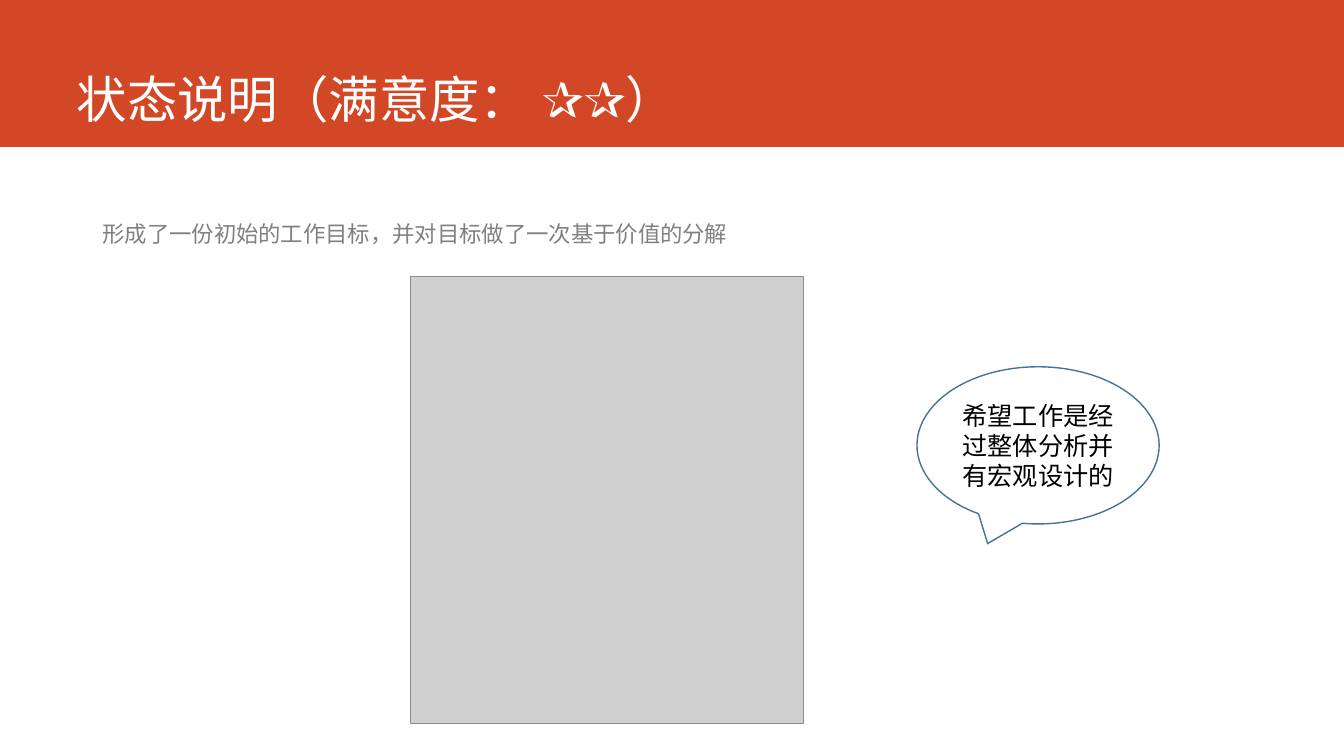
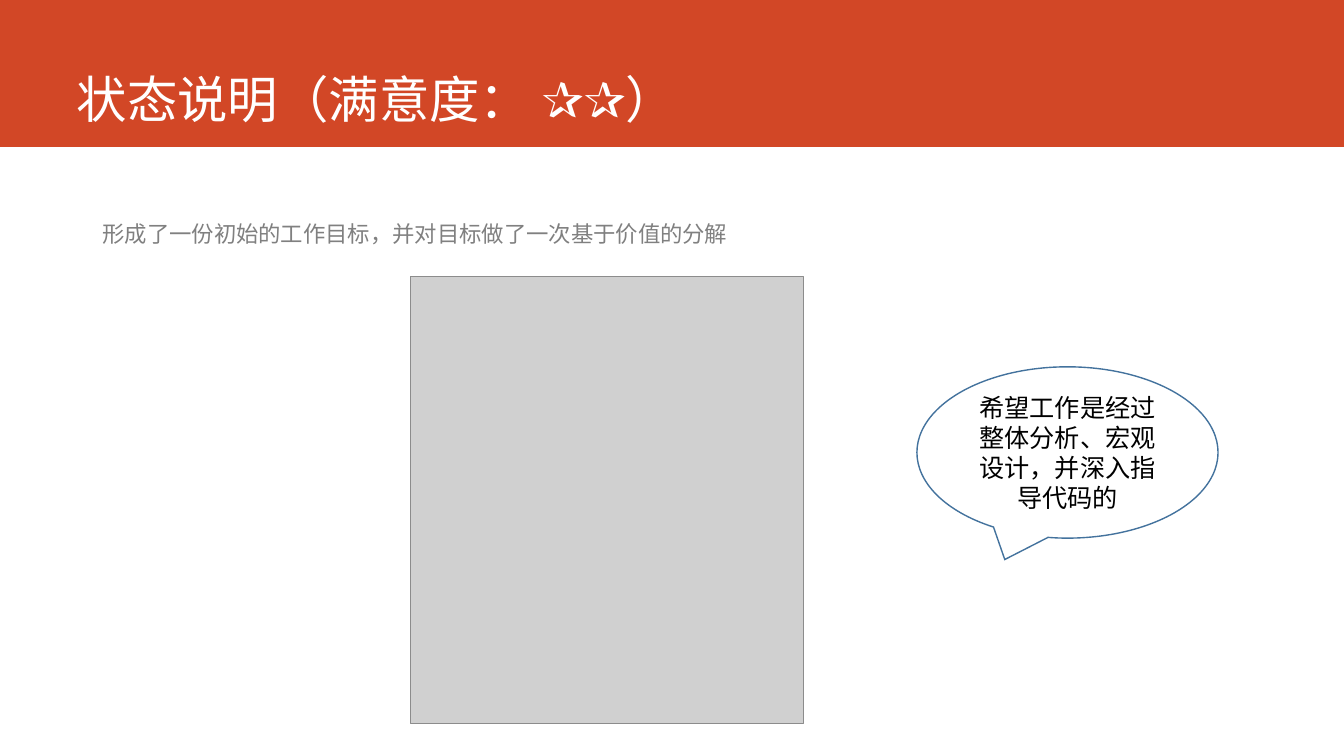
Before and after one commit to AppSecAI-TEST/hospital, a slide deck: slide 4 of doc/状态报告 2017-2-27.pptx. Drawn at 1344x756 pixels with LibreOffice and Linux fonts; fonts in the diff are those of the drawing; grey boxes stand for pictures. Boxes give left, top, right and bottom in pixels: in the first picture for what was removed or moved away, otherwise in the second. Text is boxed around its words. In the diff, an @@ line names an element or a change of style, - is before the commit and + after.

```diff
--- a/doc/状态报告 2017-2-27.pptx
+++ b/doc/状态报告 2017-2-27.pptx
@@ speech bubble "希望工作是经过整体分析、宏观设计，并深入指导代码的": place and size @@
-speech bubble "希望工作是经过整体分析、宏观设计，并深入指导代码的" at bbox=[918, 367, 1159, 524]
+speech bubble "希望工作是经过整体分析、宏观设计，并深入指导代码的" at bbox=[918, 367, 1219, 538]
@@ text in speech bubble at bbox=[979, 396, 1155, 509]: text changed @@
-希望工作是经过整体分析并有宏观设计的
+希望工作是经过整体分析、宏观设计，并深入指导代码的
```
Also in this commit, not shown: 5 other slides changed, 2 slides added, 1 slide removed.
